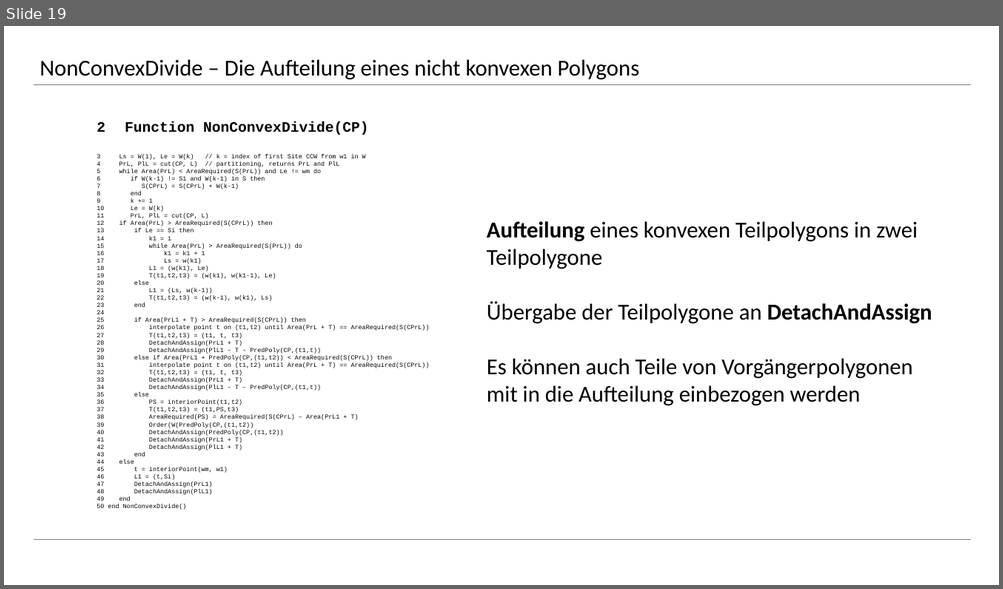
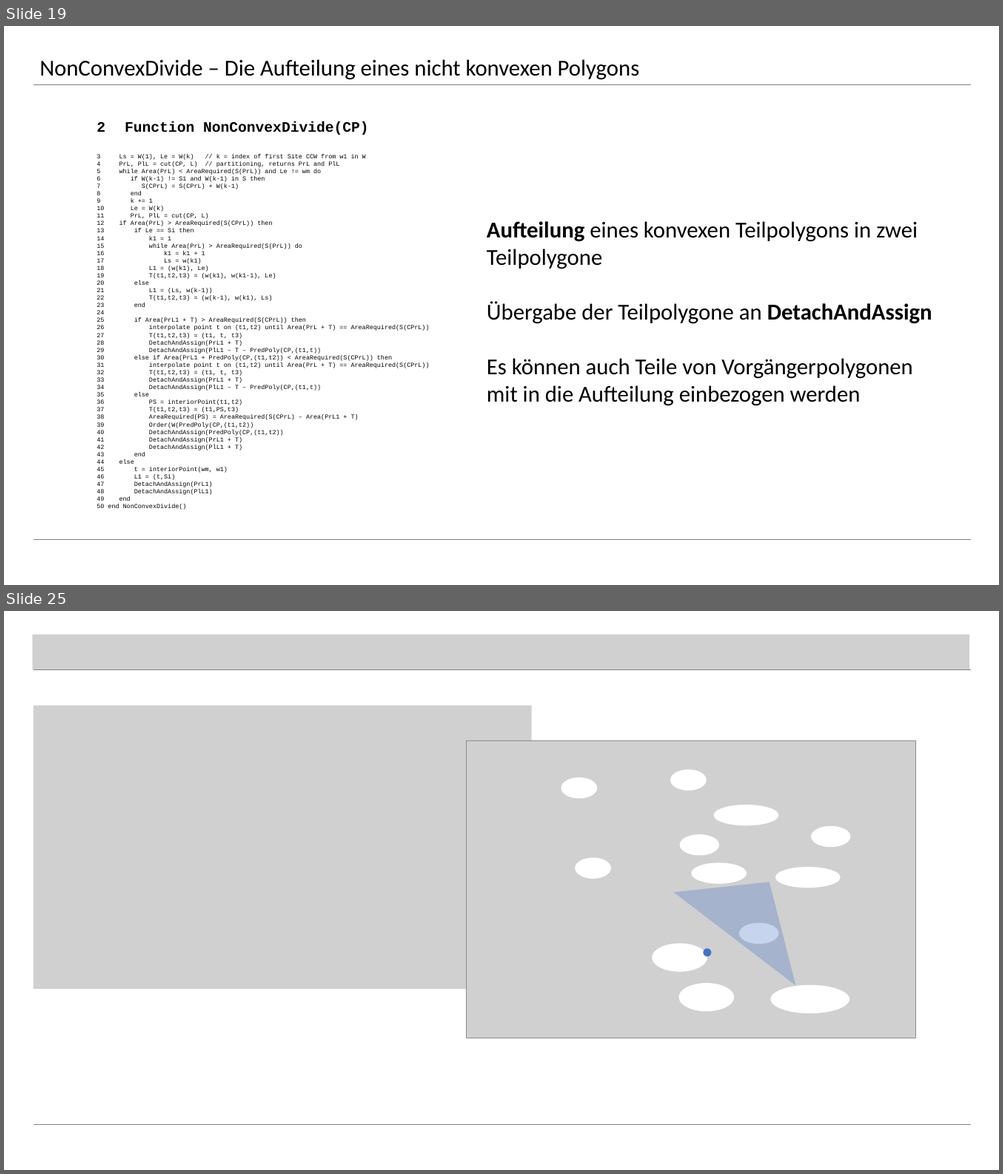
Before and after one commit to rhoentier/Algorithmische-Geometrie, a slide deck: Präsentation/Präsentation Steffen.pptx. Shown one above the other, each under a label of ours: slide 19 before the commit, slides 19 and 25 after it; the slides between them are not shown. The pictures are 1003x589 and 1003x1174 pixels, drawn with LibreOffice and Linux fonts; fonts in the diff are those of the drawing; grey boxes stand for pictures. Boxes give left, top, right and bottom in pixels: in the first picture for what was removed or moved away, otherwise in the second. Text is boxed around its words. In the diff, an @@ line names an element or a change of style, - is before the commit and + after.

```diff
--- a/Präsentation/Präsentation Steffen.pptx
+++ b/Präsentation/Präsentation Steffen.pptx
@@ slide 25 added at (4,611,999,1170), background #FFFFFF @@
@@ picture added at (32,634,970,669) @@
@@ line added from (33, 670) to (970, 670), #808080 0.5 pt @@
@@ picture added at (33,705,532,988) @@
@@ picture added at (466,741,916,1039) @@
@@ ellipse added at (560,777,597,798), fill #FFFFFF @@
@@ ellipse added at (670,770,707,791), fill #FFFFFF @@
@@ ellipse added at (714,805,779,826), fill #FFFFFF @@
@@ ellipse added at (811,826,850,847), fill #FFFFFF @@
@@ ellipse added at (679,834,719,856), fill #FFFFFF @@
@@ ellipse added at (575,858,612,879), fill #FFFFFF @@
@@ ellipse added at (691,863,746,884), fill #FFFFFF @@
@@ ellipse added at (776,867,840,888), fill #FFFFFF @@
@@ freeform shape added at (673,883,796,986), fill #4472C4 at 30% opacity @@
@@ ellipse added at (739,923,779,944), fill #FFFFFF @@
@@ ellipse added at (652,944,707,972), fill #FFFFFF @@
@@ ellipse added at (703,949,711,957), fill #4472C4 @@
@@ ellipse added at (678,983,734,1011), fill #FFFFFF @@
@@ ellipse added at (770,985,849,1014), fill #FFFFFF @@
@@ line added from (33, 1125) to (970, 1125), #808080 0.5 pt @@
```
Also in this commit, not shown: 6 slides changed, 8 other slides added.
